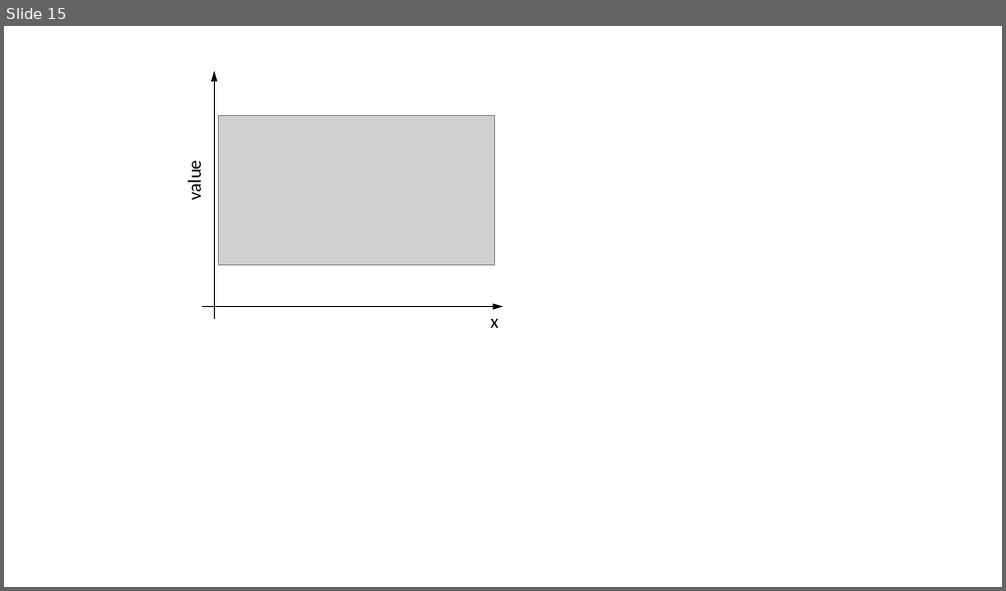
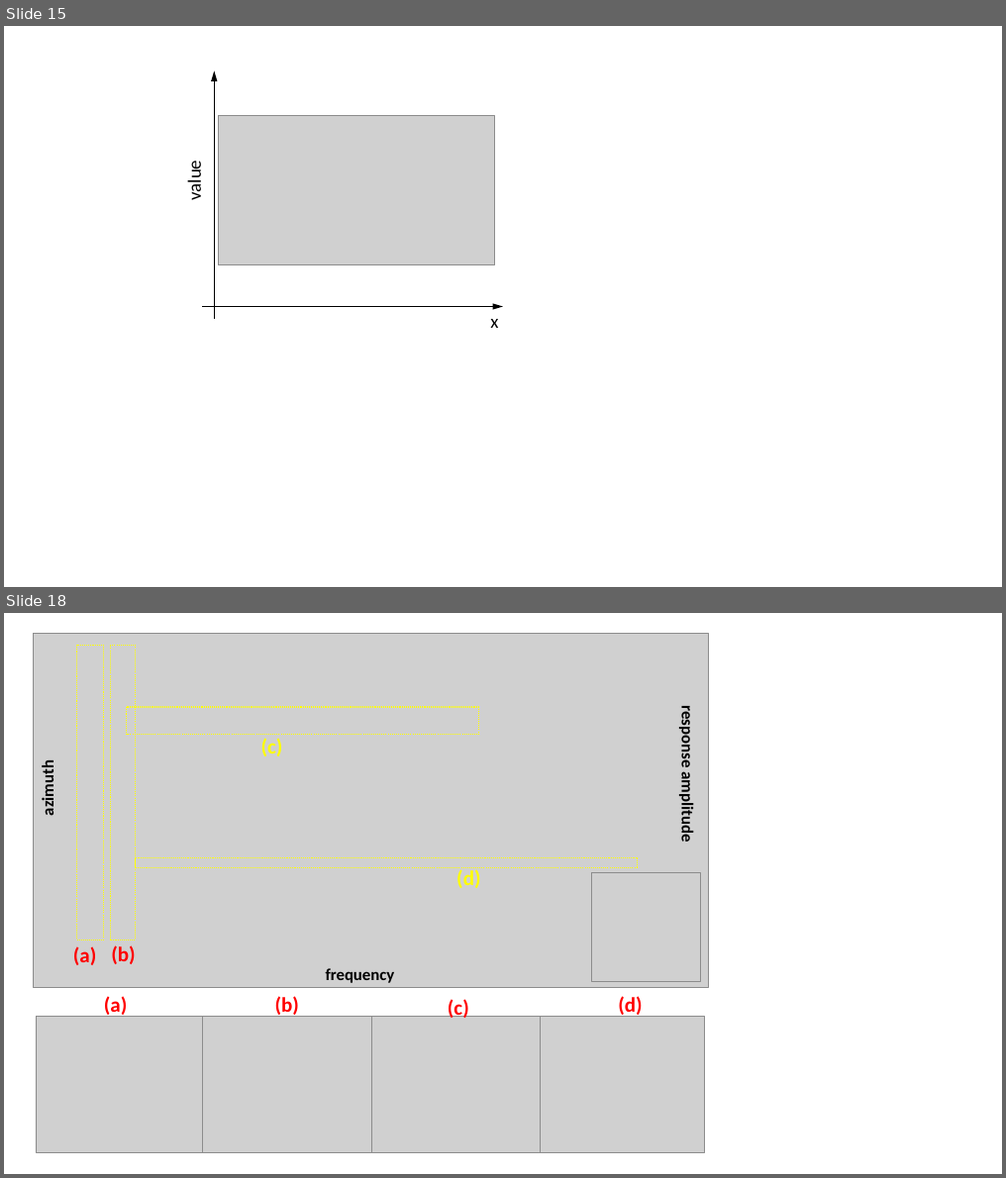
Before and after one commit to PauloCarvalhoRJ/gammaray, a slide deck: docs/figures.pptx. Shown one above the other, each under a label of ours: slide 15 before the commit, slides 15 and 18 after it; the slides between them are not shown. The pictures are 1006x591 and 1006x1178 pixels, drawn with LibreOffice and Linux fonts; fonts in the diff are those of the drawing; grey boxes stand for pictures. Boxes give left, top, right and bottom in pixels: in the first picture for what was removed or moved away, otherwise in the second. Text is boxed around its words. In the diff, an @@ line names an element or a change of style, - is before the commit and + after.

```diff
--- a/docs/figures.pptx
+++ b/docs/figures.pptx
@@ slide 18 added at (4, 613, 1002, 1174), background #FFFFFF @@
@@ picture added at (33, 633, 709, 988) @@
@@ rectangle added at (76, 646, 104, 940), outline #FFFF00 1 pt dashed @@
@@ rectangle added at (110, 646, 135, 940), outline #FFFF00 1 pt dashed @@
@@ rectangle added at (127, 707, 478, 735), outline #FFFF00 1 pt dashed @@
@@ text added at (677, 711, 697, 840), 16 pt, text #000000, bold @@
+response amplitude
@@ text added at (261, 738, 283, 757), 20 pt, text #FFFF00, bold @@
+(c)
@@ text added at (38, 765, 57, 815), 16 pt, text #000000, bold @@
+azimuth
@@ rectangle added at (135, 859, 638, 868), outline #FFFF00 1 pt dashed @@
@@ text added at (456, 867, 480, 888), 20 pt, text #FFFF00, bold @@
+(d)
@@ picture added at (591, 872, 700, 981) @@
@@ text added at (73, 947, 96, 965), 20 pt, text #FF0000, bold @@
+(a)
@@ text added at (111, 946, 135, 964), 20 pt, text #FF0000, bold @@
+(b)
@@ text added at (326, 968, 395, 983), 16 pt, text #000000, bold @@
+frequency
@@ text added at (104, 996, 127, 1018), 20 pt, text #FF0000, bold @@
+(a)
@@ text added at (275, 996, 299, 1018), 20 pt, text #FF0000, bold @@
+(b)
@@ text added at (448, 997, 469, 1021), 20 pt, text #FF0000, bold @@
+(c)
@@ text added at (618, 996, 642, 1018), 20 pt, text #FF0000, bold @@
+(d)
@@ picture added at (36, 1017, 202, 1153) @@
@@ picture added at (202, 1017, 371, 1153) @@
@@ picture added at (371, 1017, 540, 1153) @@
@@ picture added at (540, 1017, 705, 1153) @@
```
Also in this commit, not shown: 3 other slides added, 2 other files.
